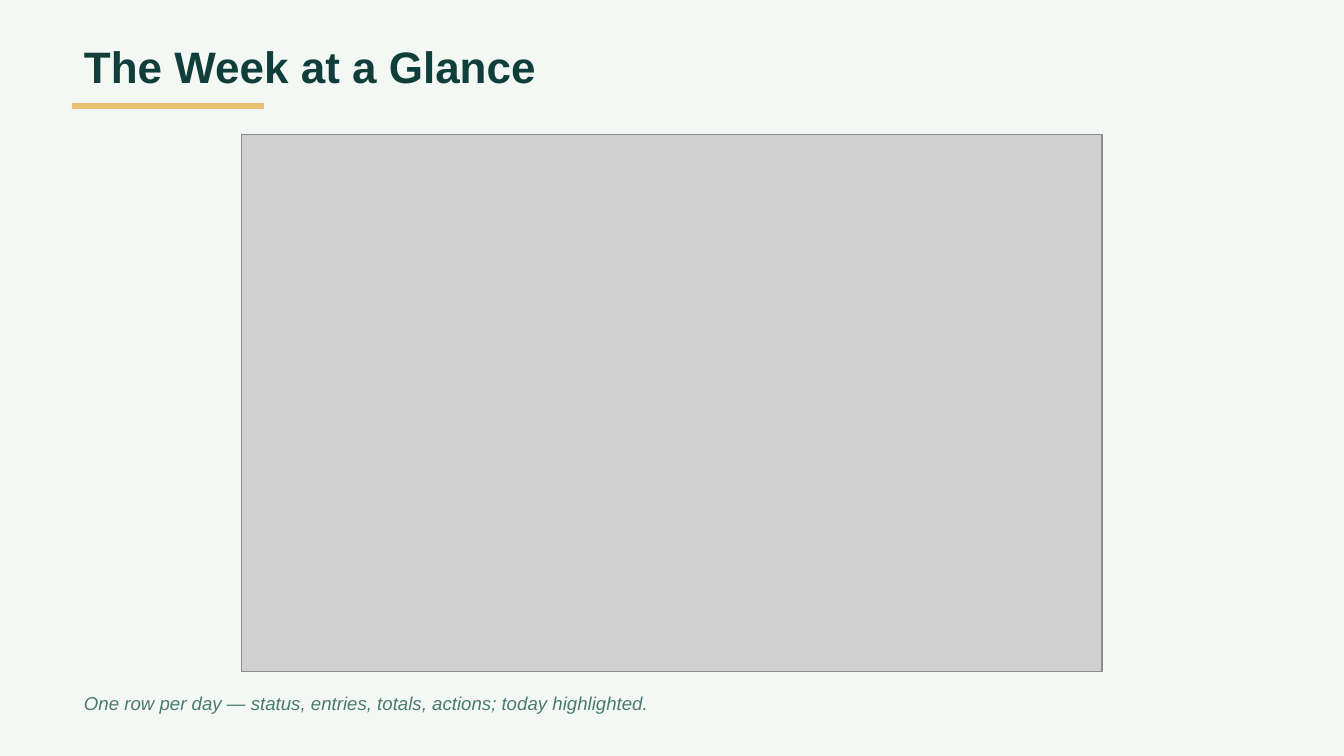
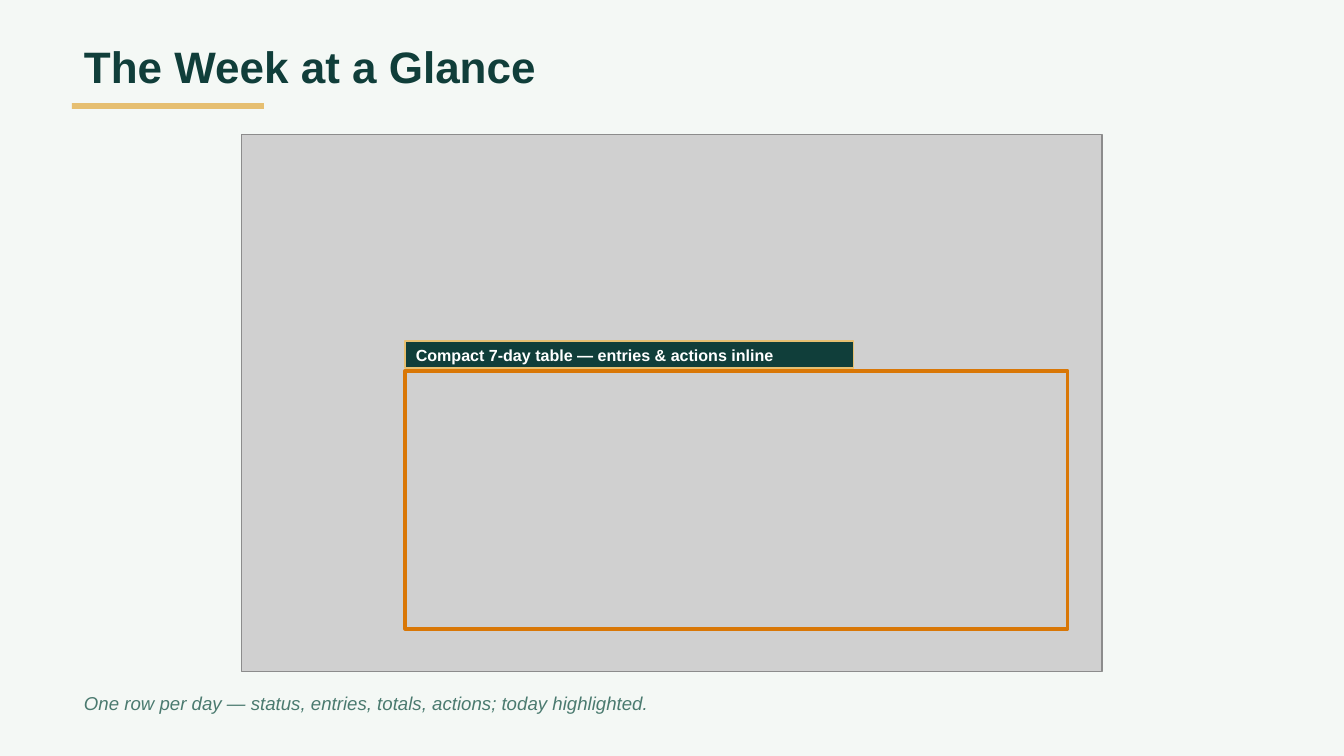
Before and after one commit to Ahmed-Mahdyy/Daimoma, a slide deck: slide 14 of docs/presentation/Daimoma-presentation.pptx (slide 13 before the commit). Drawn at 1344x756 pixels with LibreOffice and Linux fonts; fonts in the diff are those of the drawing; grey boxes stand for pictures. Boxes give left, top, right and bottom in pixels: in the first picture for what was removed or moved away, otherwise in the second. Text is boxed around its words. In the diff, an @@ line names an element or a change of style, - is before the commit and + after.

```diff
--- a/docs/presentation/Daimoma-presentation.pptx
+++ b/docs/presentation/Daimoma-presentation.pptx
@@ rectangle added at (x1=405, y1=341, x2=854, y2=368), fill #103E3A, outline #E6BF71 1.13 pt, 9.5 pt, text #FFFFFF, bold @@
+Compact 7-day table — entries & actions inline
@@ rectangle added at (x1=405, y1=371, x2=1067, y2=629), outline #D97706 2.27 pt @@
```
Also in this commit, not shown: 4 other slides changed, 3 slides added, 1 slide removed, 1 other file.
